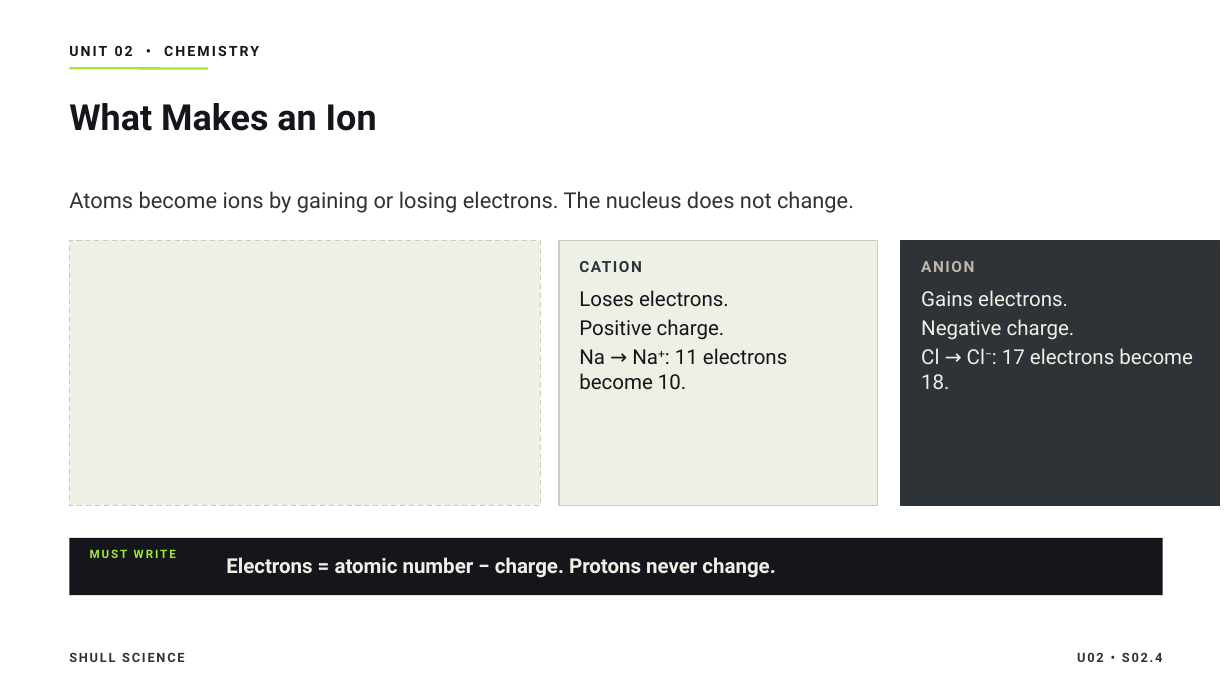
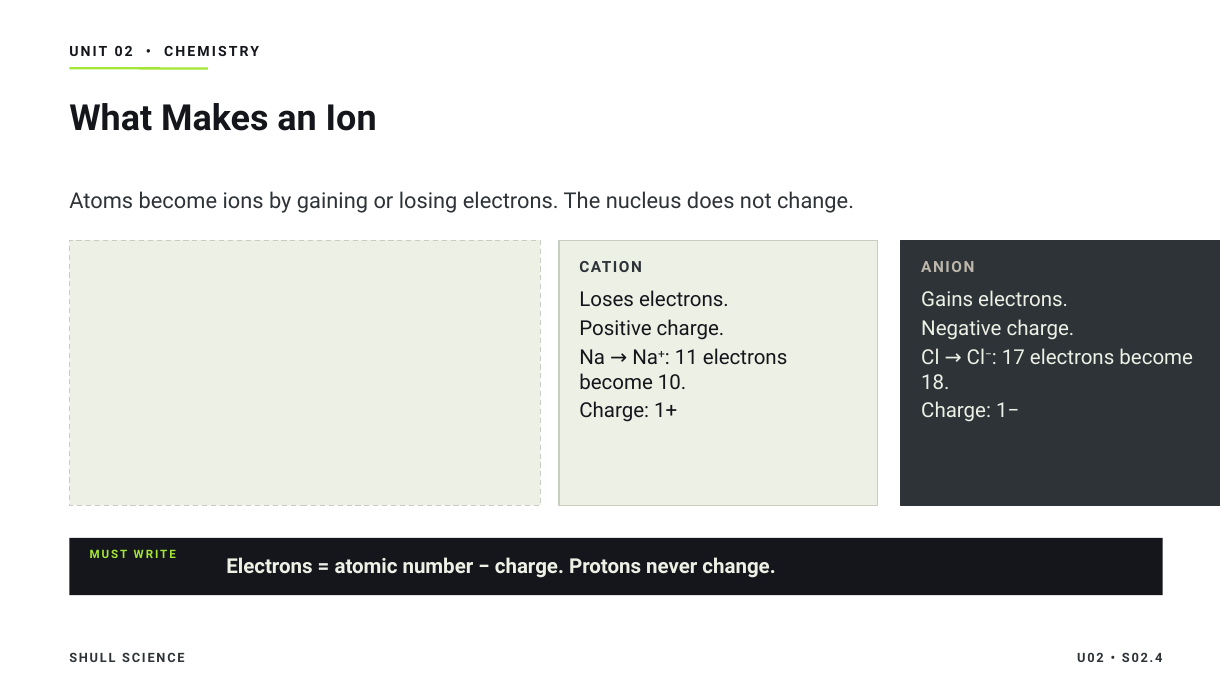
Before and after one commit to Hayabusa015/WorkWork, a slide deck: slide 9 of deliverables/chem-u02/SHULL_CHEM_Slides_U02_S02.4.pptx. Drawn at 1232x693 pixels with LibreOffice and Linux fonts; fonts in the diff are those of the drawing. Boxes give left, top, right and bottom in pixels: in the first picture for what was removed or moved away, otherwise in the second. Text is boxed around its words. In the diff, an @@ line names an element or a change of style, - is before the commit and + after.

```diff
--- a/deliverables/chem-u02/SHULL_CHEM_Slides_U02_S02.4.pptx
+++ b/deliverables/chem-u02/SHULL_CHEM_Slides_U02_S02.4.pptx
@@ text at [579, 401, 677, 422]: paragraph added @@
+Charge: 1+
@@ text at [921, 401, 1019, 422]: paragraph added @@
+Charge: 1−
```
Also in this commit, not shown: 8 other slides changed, 2 slides added, 2 slides removed, 6 other files.
